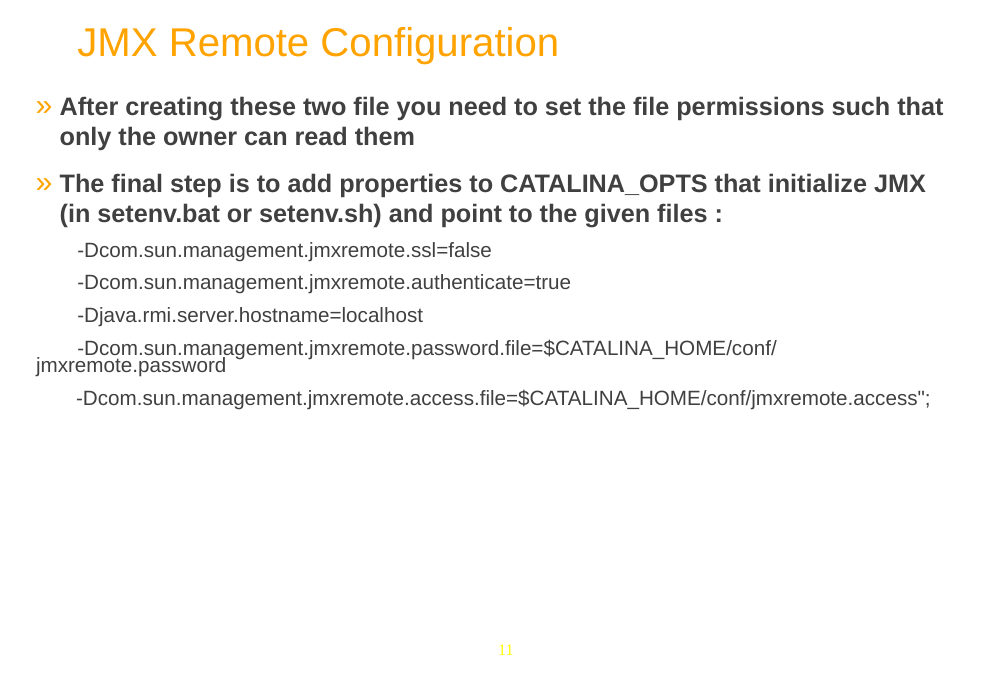
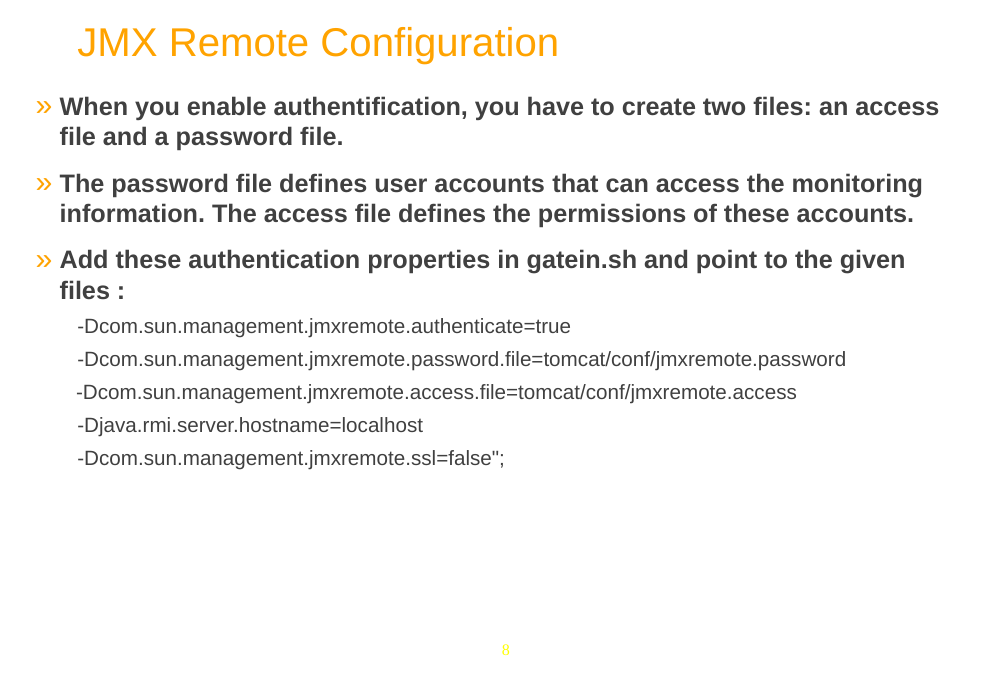
Before and after one commit to anhvurz90/training, a slide deck: slide 8 of exo-sysAdmin/980-JMX-XSys.pptx (slide 11 before the commit). Drawn at 1008x683 pixels with LibreOffice and Linux fonts; fonts in the diff are those of the drawing; background and template pictures are left out. Boxes give left, top, right and bottom in pixels: in the first picture for what was removed or moved away, otherwise in the second. Text is boxed around its words. In the diff, an @@ line names an element or a change of style, - is before the commit and + after.

```diff
--- a/exo-sysAdmin/980-JMX-XSys.pptx
+++ b/exo-sysAdmin/980-JMX-XSys.pptx
@@ text at [60, 96, 939, 300]: text changed @@
-  » After creating these two file you need to set the file permissions such that only the owner can read them
-  » The final step is to add properties to CATALINA_OPTS that initialize JMX (in setenv.bat or setenv.sh) and point to the given files :
--Dcom.sun.management.jmxremote.ssl=false
+  » When you enable authentification, you have to create two files: an access file and a password file.
+  » The password file defines user accounts that can access the monitoring information. The access file defines the permissions of these accounts.
+  » Add these authentication properties in gatein.sh and point to the given files :
@@ text at [76, 351, 846, 404]: paragraphs added @@
+-Dcom.sun.management.jmxremote.password.file=tomcat/conf/jmxremote.password
+-Dcom.sun.management.jmxremote.access.file=tomcat/conf/jmxremote.access
@@ text at [77, 450, 505, 470]: text changed @@
--Dcom.sun.management.jmxremote.password.file=$CATALINA_HOME/conf/jmxremote.password
--Dcom.sun.management.jmxremote.access.file=$CATALINA_HOME/conf/jmxremote.access";
+-Dcom.sun.management.jmxremote.ssl=false";
@@ page number at [502, 644, 510, 655]: text changed @@
-11
+8
```
Also in this commit, not shown: 11 other slides changed, 2 slides removed, 4 other files.
